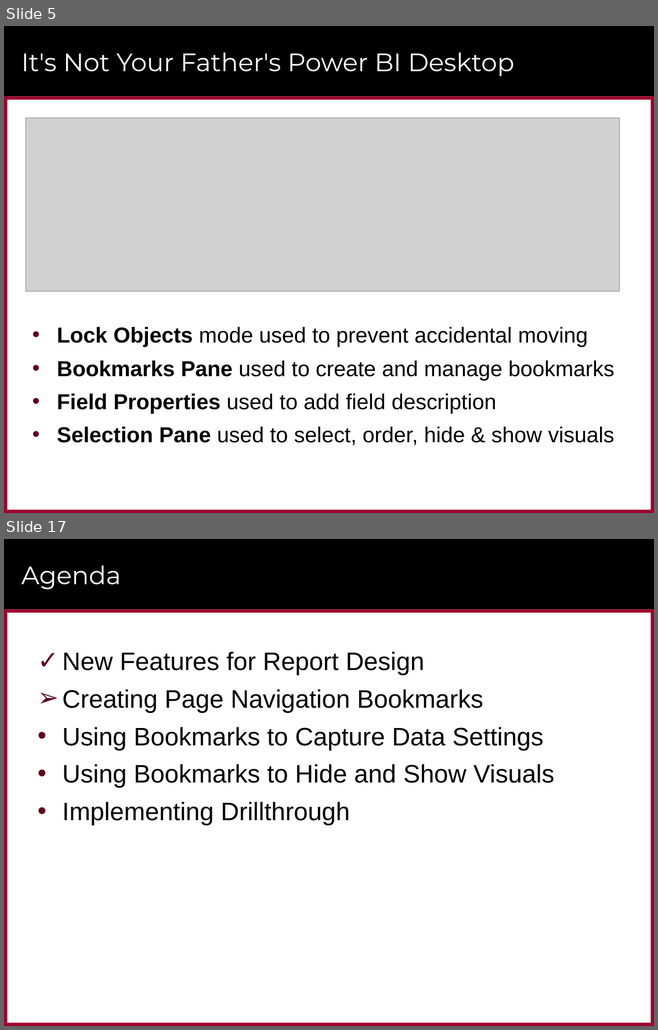
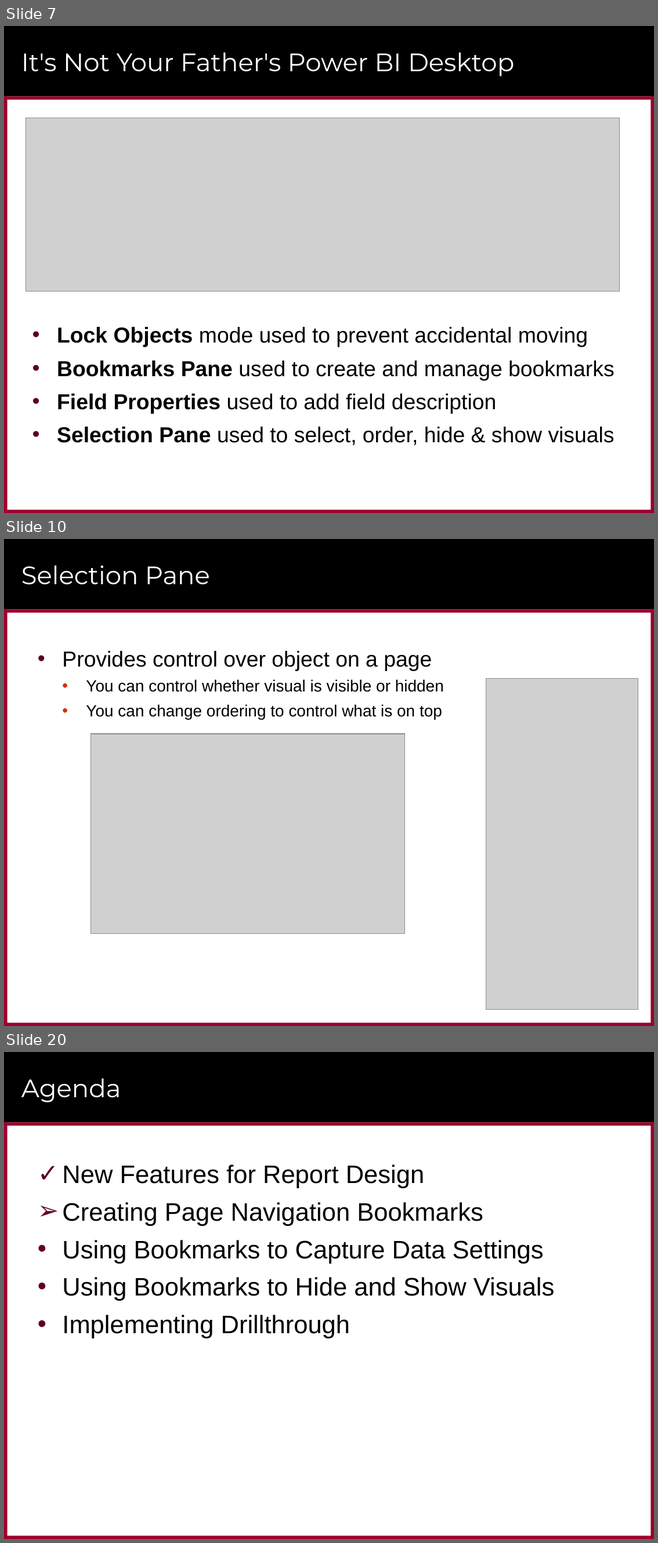
Before and after one commit to CriticalPathTraining/Bookmarks, a slide deck: Bookmarks.pptx. Shown one above the other, each under a label of ours: slides 5 and 17 before the commit, slides 7, 10 and 20 after it; the slides between them are not shown. The pictures are 658x1030 and 658x1543 pixels, drawn with LibreOffice and Linux fonts; fonts in the diff are those of the drawing; grey boxes stand for pictures; background and template pictures are left out. Boxes give left, top, right and bottom in pixels: in the first picture for what was removed or moved away, otherwise in the second. Text is boxed around its words. In the diff, an @@ line names an element or a change of style, - is before the commit and + after.

```diff
--- a/Bookmarks.pptx
+++ b/Bookmarks.pptx
@@ slide 10 added at <box>4,539,654,1026</box>, background #FFFFFF; not listed: 6 template elements that a slide beside it also shows @@
@@ title added at <box>21,565,210,585</box>, 28 pt, text #FFFFFF @@
+Selection Pane
@@ text added at <box>62,651,444,719</box>, 18 pt, text #000000 @@
+• Provides control over object on a page
+  • You can control whether visual is visible or hidden
+  • You can change ordering to control what is on top
@@ picture added at <box>486,679,638,1010</box> @@
@@ picture added at <box>90,734,404,933</box> @@
@@ what was slide 5 is now slide 7 @@
@@ what was slide 17 is now slide 20 @@
```
Also in this commit, not shown: 10 slides changed, 10 other slides added, 7 slides removed, 1 other file.
